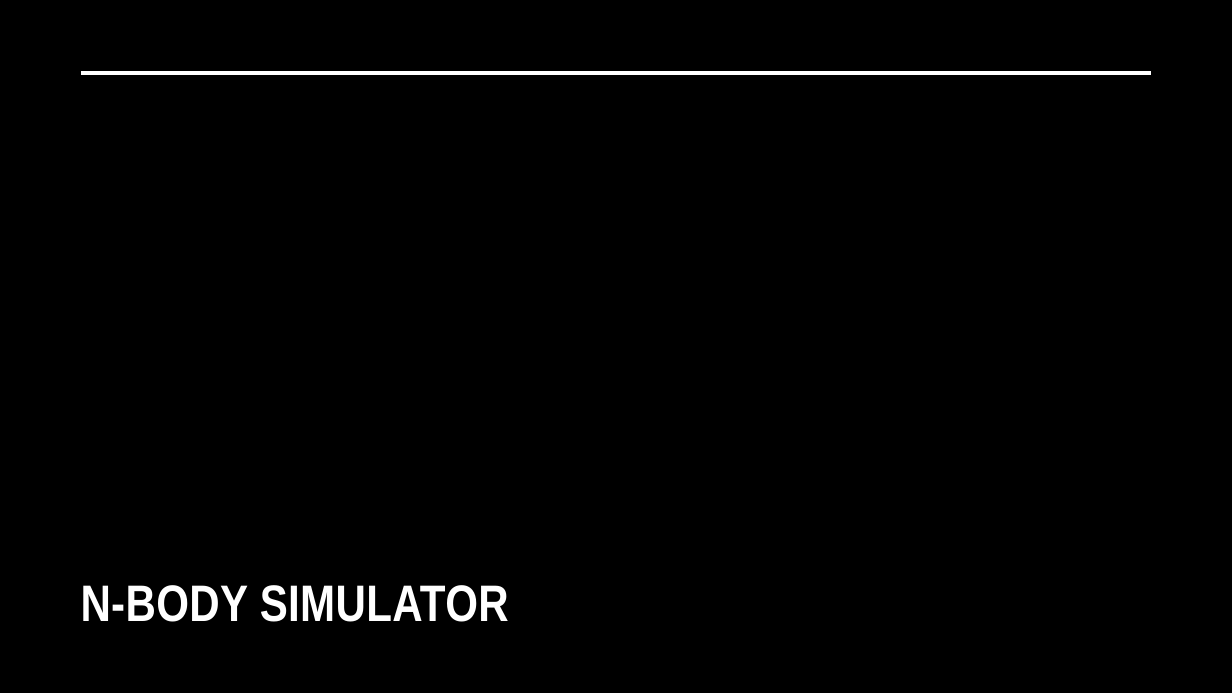
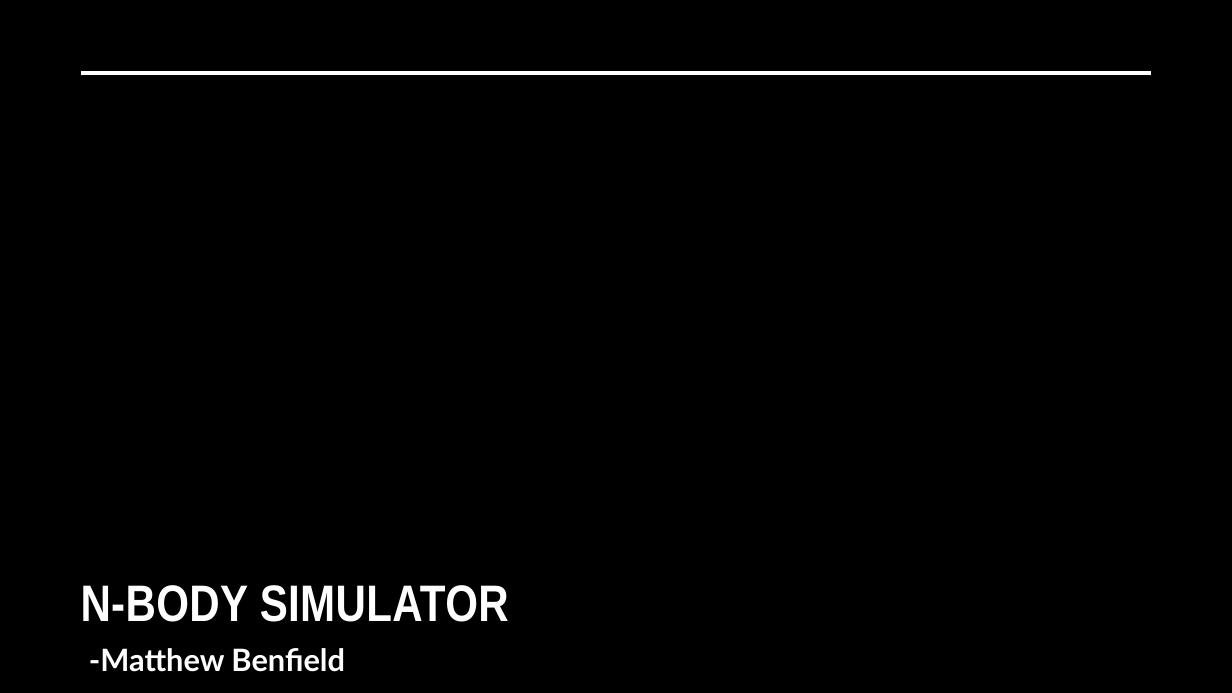
Before and after one commit to matthew9755123/N-Body_Sim, a slide deck: slide 1 of N-Body Simulator.pptx. Drawn at 1232x693 pixels with LibreOffice and Linux fonts; fonts in the diff are those of the drawing; background and template pictures are left out. Boxes give left, top, right and bottom in pixels: in the first picture for what was removed or moved away, otherwise in the second. Text is boxed around its words. In the diff, an @@ line names an element or a change of style, - is before the commit and + after.

```diff
--- a/N-Body Simulator.pptx
+++ b/N-Body Simulator.pptx
@@ text added at box(89, 648, 345, 672), 24 pt, text #FFFFFF, bold @@
+-Matthew Benfield
```
Also in this commit, not shown: 2 other slides changed, 4 other files.
